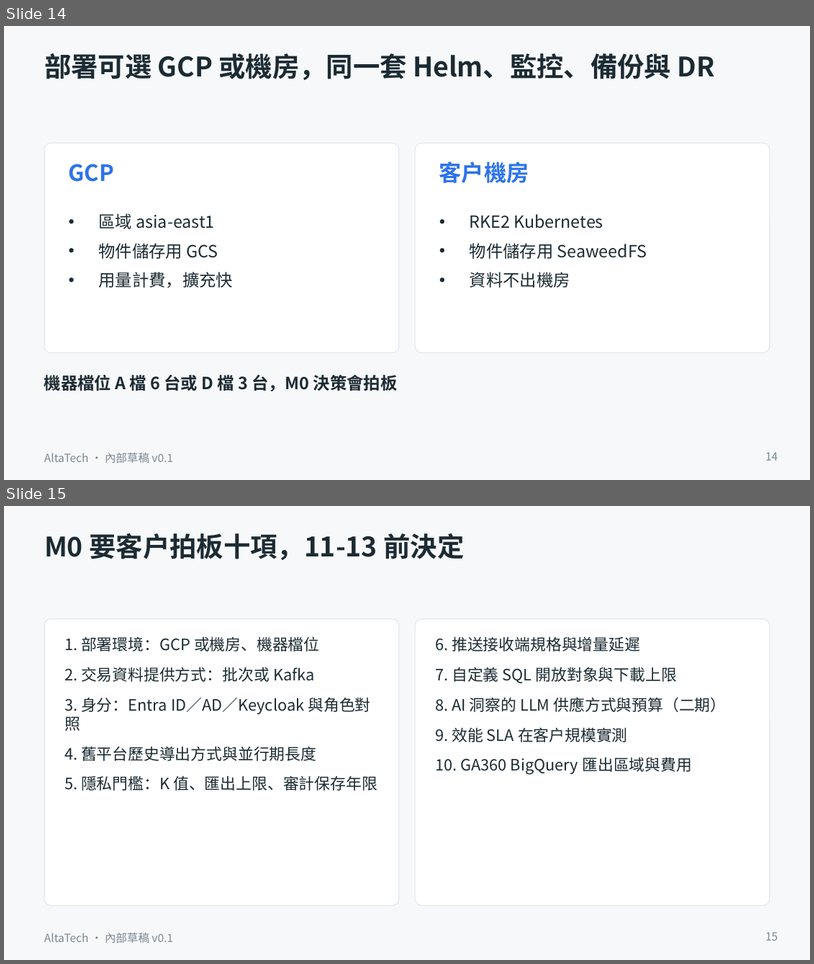
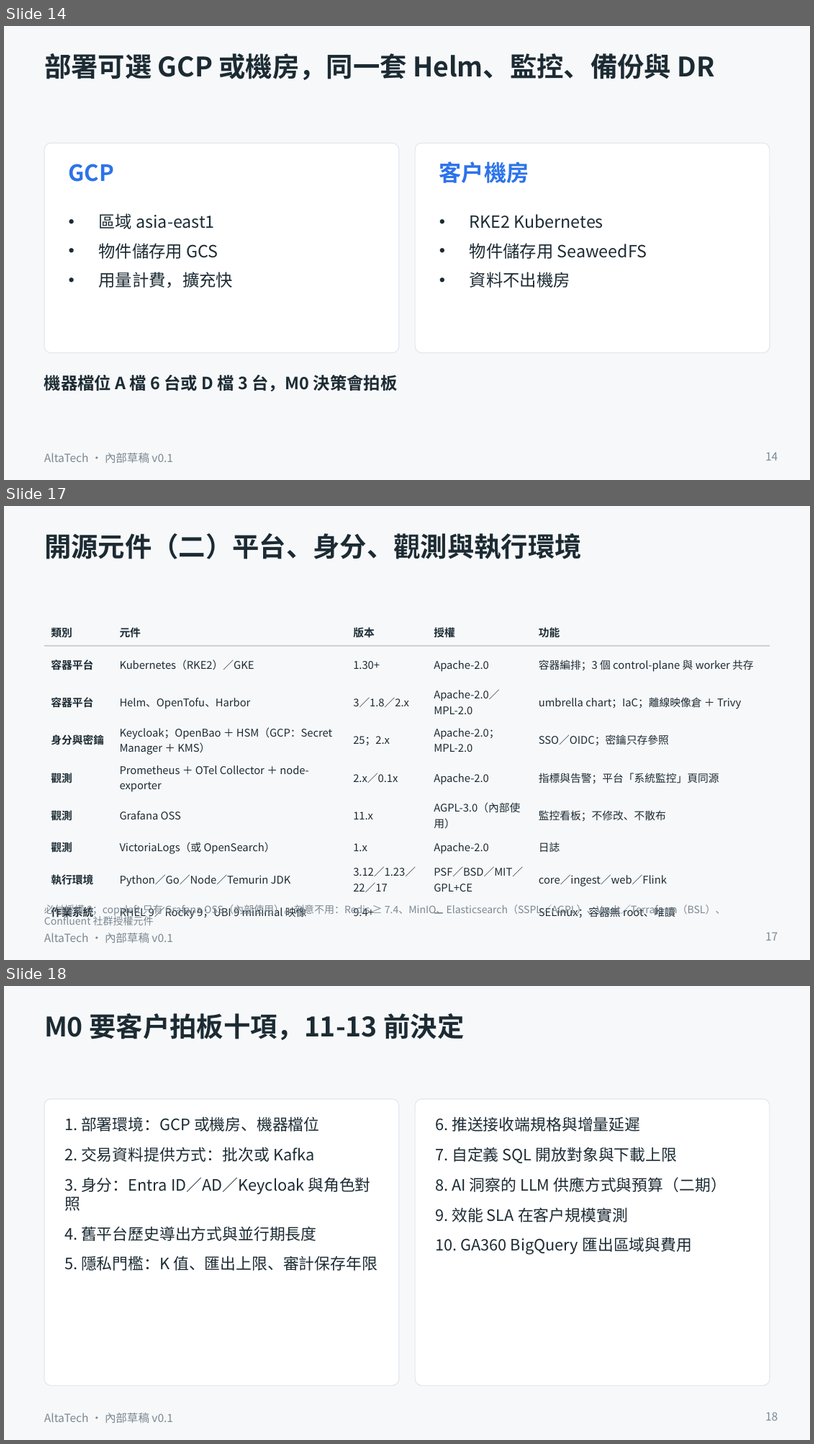
Before and after one commit to ALTA-TECH2025/altatech-dmp, a slide deck: docs/decks/sinopac-dmp-proposal-v0.1.pptx. Shown one above the other, each under a label of ours: slides 14 and 15 before the commit, slides 14, 17 and 18 after it; the slides between them are not shown. The pictures are 814x964 and 814x1444 pixels, drawn with LibreOffice and Linux fonts; fonts in the diff are those of the drawing. Boxes give left, top, right and bottom in pixels: in the first picture for what was removed or moved away, otherwise in the second. Text is boxed around its words. In the diff, an @@ line names an element or a change of style, - is before the commit and + after.

Commit message:
簡報與規格書：加機房部署示意圖與開源元件表
docs/37 審查指出簡報只有 GCP 部署圖、元件表還是 2025/07 的舊棧。補上：
- 簡報架構頁 slide-5（機房部署：平台應用／五個有狀態服務／平台層／每節點 DaemonSet、備份與 HA、與舊棧對照）；其餘四頁 PNG 依中性用語重新輸出。
- 提案簡報 pptx 加三頁（14b 機房部署示意圖、14c／14d 開源元件表），版本註明以開工時 LTS 為準；以 LibreOffice 轉圖確認版面不溢出。
- 規格書 v0.9.2 新增 §1.1，與簡報同源；docs/12 補 slide-5；docs/37 行動清單第 4 項結案。

```diff
--- a/docs/decks/sinopac-dmp-proposal-v0.1.pptx
+++ b/docs/decks/sinopac-dmp-proposal-v0.1.pptx
@@ slide 17 added at box(4, 506, 810, 960), background #F7F8FA; not listed: 1 template element that a slide beside it also shows @@
@@ title added at box(44, 533, 582, 559), 24 pt, text #1C2B33, bold @@
+開源元件（二）平台、身分、觀測與執行環境
@@ table added at box(44, 619, 770, 921), 9 rows, 5 columns @@
+類別 | 元件 | 版本 | 授權 | 功能
+容器平台 | Kubernetes（RKE2）／GKE | 1.30+ | Apache-2.0 | 容器編排；3 個 control-plane 與 worker 共存
+容器平台 | Helm、OpenTofu、Harbor | 3／1.8／2.x | Apache-2.0／MPL-2.0 | umbrella chart；IaC；離線映像倉 ＋ Trivy
+身分與密鑰 | Keycloak；OpenBao ＋ HSM（GCP：Secret Manager ＋ KMS） | 25；2.x | Apache-2.0；MPL-2.0 | SSO／OIDC；密鑰只存參照
+觀測 | Prometheus ＋ OTel Collector ＋ node-exporter | 2.x／0.1x | Apache-2.0 | 指標與告警；平台「系統監控」頁同源
+觀測 | Grafana OSS | 11.x | AGPL-3.0（內部使用） | 監控看板；不修改、不散布
+觀測 | VictoriaLogs（或 OpenSearch） | 1.x | Apache-2.0 | 日誌
+執行環境 | Python／Go／Node／Temurin JDK | 3.12／1.23／22／17 | PSF／BSD／MIT／GPL+CE | core／ingest／web／Flink
+作業系統 | RHEL 9／Rocky 9；UBI 9 minimal 映像 | 9.4+ | — | SELinux；容器無 root、唯讀
@@ text added at box(44, 903, 726, 925), 9 pt, text #7C8992 @@
+必付授權 0；copyleft 只有 Grafana OSS（內部使用）。刻意不用：Redis ≥ 7.4、MinIO、Elasticsearch（SSPL／AGPL）、Vault／Terraform（BSL）、Confluent 社群授權元件
@@ page number added at box(766, 932, 778, 940), 10 pt, text #7C8992 @@
+17
@@ what was slide 15 is now slide 18 @@
@@ page number at box(766, 1412, 778, 1420): text changed @@
-15
+18
```
Also in this commit, not shown: 2 other slides added, 10 other files.
